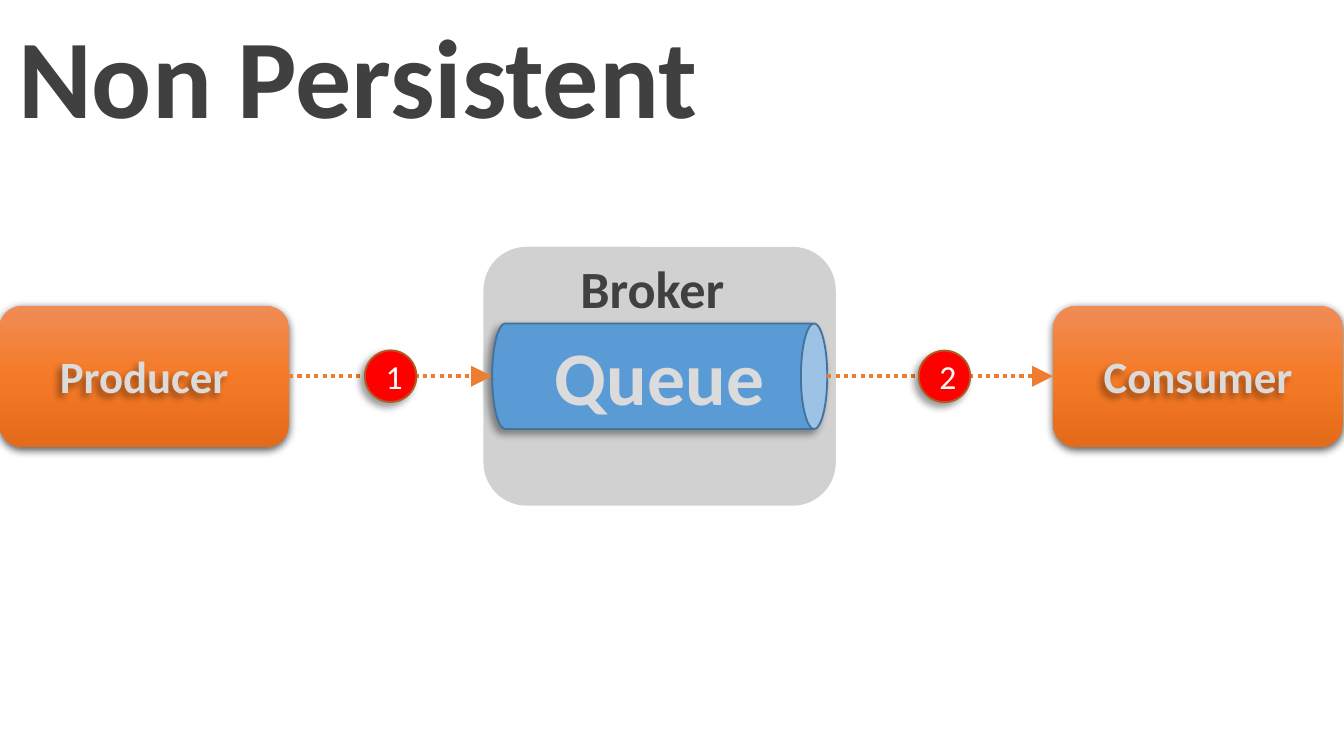
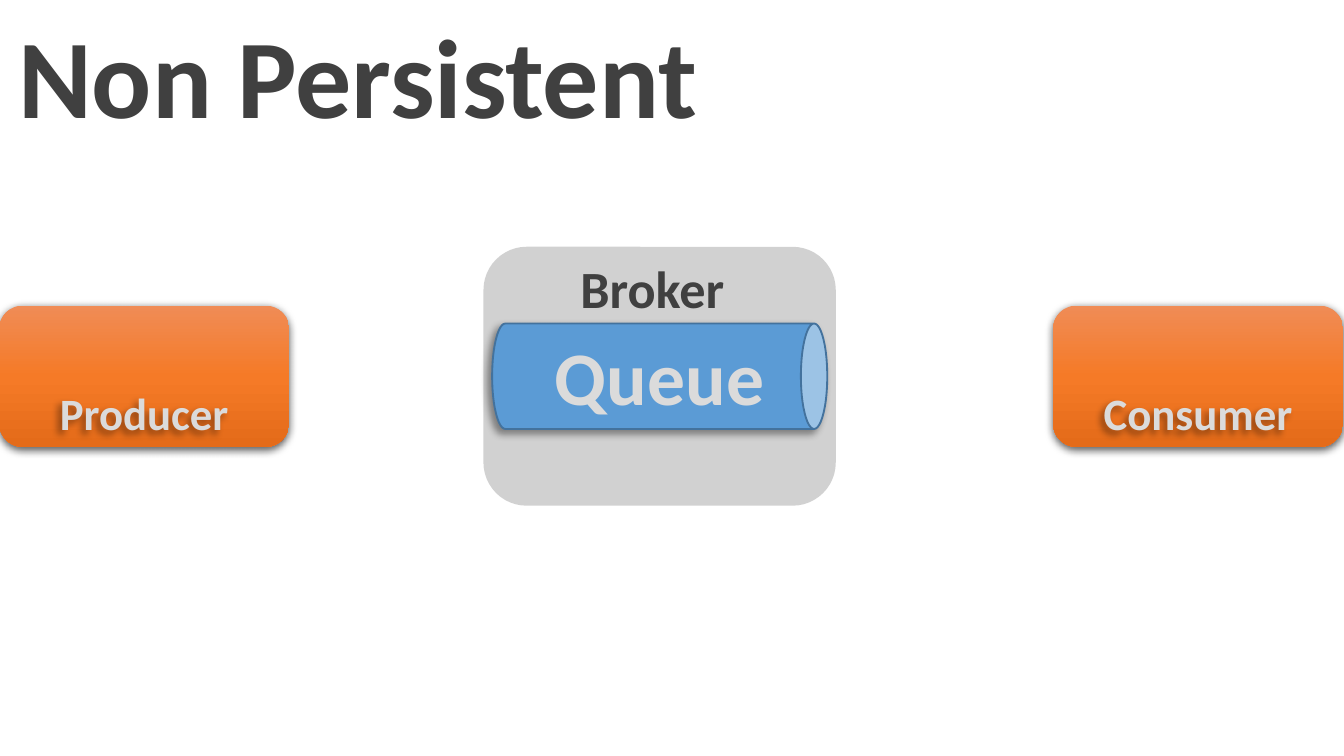
Before and after one commit to dreamuth/Jms101, a slide deck: slide 5 of ppt/jms slides.pptx. Drawn at 1344x756 pixels with LibreOffice and Linux fonts; fonts in the diff are those of the drawing. Boxes give left, top, right and bottom in pixels: in the first picture for what was removed or moved away, otherwise in the second. Text is boxed around its words. In the diff, an @@ line names an element or a change of style, - is before the commit and + after.

```diff
--- a/ppt/jms slides.pptx
+++ b/ppt/jms slides.pptx
@@ ellipse removed at [364, 351, 415, 402] @@
-1
@@ ellipse removed at [919, 351, 970, 402] @@
-2
@@ text "Producer": place and size @@
-text "Producer" at [60, 361, 229, 394]
+text "Producer" at [60, 398, 229, 432]
@@ arrow removed from (289, 376) to (492, 376) @@
@@ arrow removed from (828, 376) to (1054, 376) @@
@@ text "Consumer": place and size @@
-text "Consumer" at [1104, 363, 1293, 394]
+text "Consumer" at [1104, 400, 1293, 433]
```
Also in this commit, not shown: 3 slides added, 17 other files.
